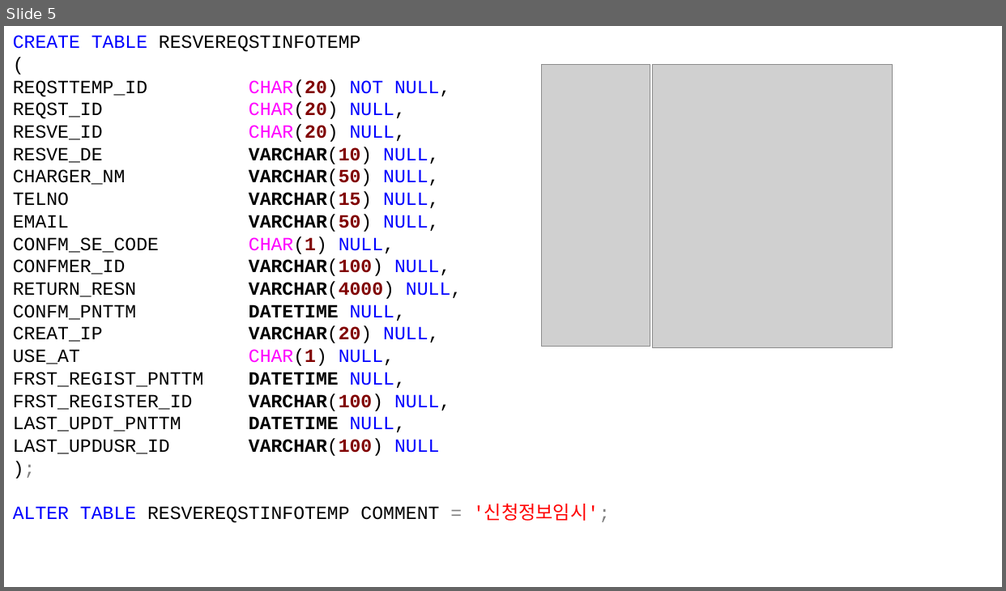
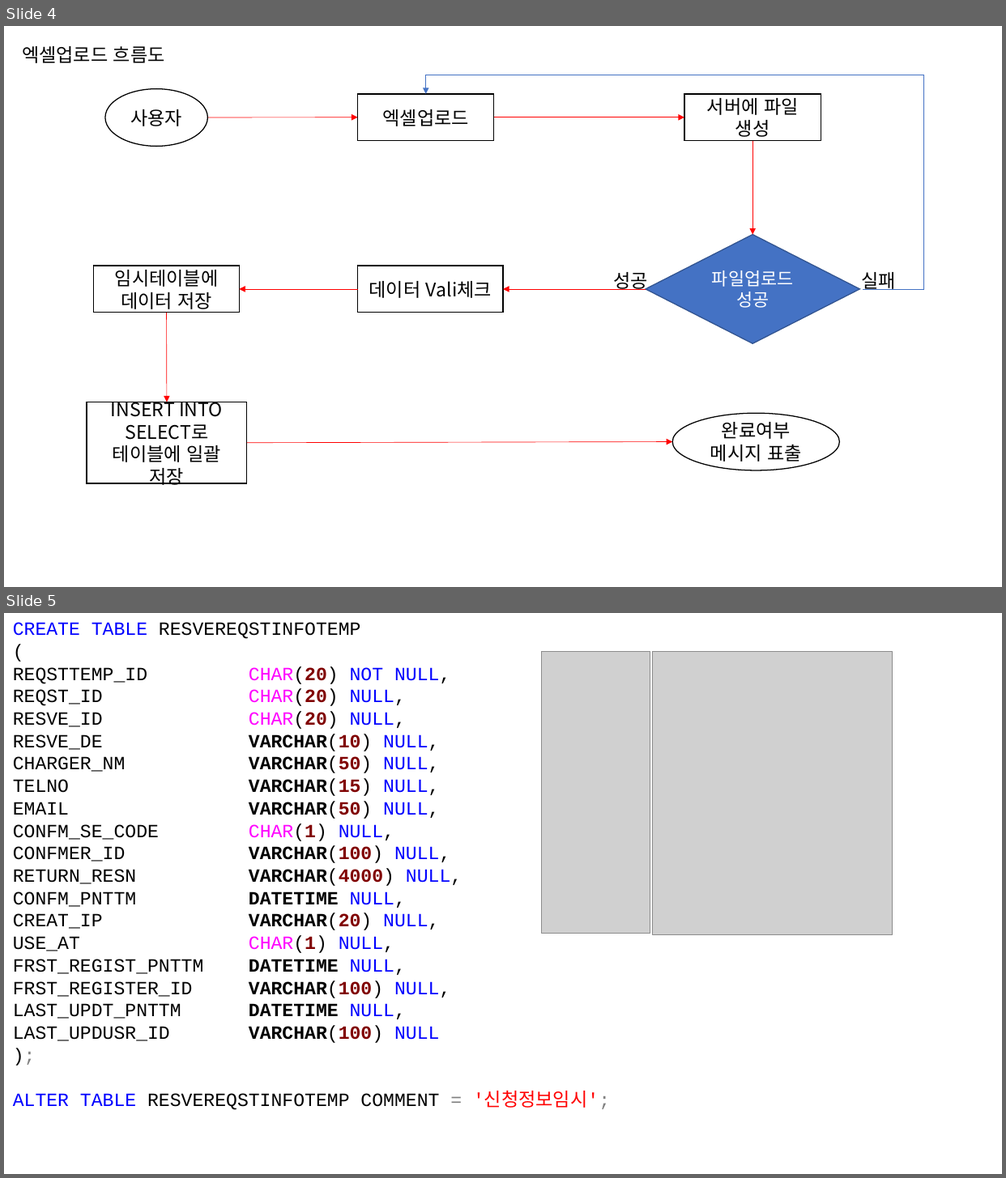
Before and after one commit to seongjinmoon/homepage2026, a slide deck: homepage2026/Document/2학기/9주차/9주차 수업자료.pptx. Shown one above the other, each under a label of ours: slide 5 before the commit, slides 4 and 5 after it. The pictures are 1006x591 and 1006x1178 pixels, drawn with LibreOffice and Linux fonts; fonts in the diff are those of the drawing; grey boxes stand for pictures. Boxes give left, top, right and bottom in pixels: in the first picture for what was removed or moved away, otherwise in the second. Text is boxed around its words. In the diff, an @@ line names an element or a change of style, - is before the commit and + after.

```diff
--- a/homepage2026/Document/2학기/9주차/9주차 수업자료.pptx
+++ b/homepage2026/Document/2학기/9주차/9주차 수업자료.pptx
@@ slide 4 added at bbox=[4, 26, 1002, 587], background #FFFFFF @@
@@ text added at bbox=[22, 46, 165, 63], 18 pt, text #000000 @@
+엑셀업로드 흐름도
@@ ellipse added at bbox=[105, 89, 207, 147], outline #000000 1 pt, 18 pt, text #000000 @@
+사용자
@@ rectangle added at bbox=[357, 94, 493, 140], outline #000000 1 pt, 18 pt, text #000000 @@
+엑셀업로드
@@ elbow arrow added from (863, 289) to (426, 94), #4472C4 0.5 pt @@
@@ rectangle added at bbox=[684, 94, 820, 140], outline #000000 1 pt, 18 pt, text #000000 @@
+서버에 파일 생성
@@ arrow added from (207, 118) to (357, 118), #FF0000 0.5 pt @@
@@ arrow added from (494, 118) to (684, 118), #FF0000 0.5 pt @@
@@ arrow added from (752, 140) to (752, 235), #FF0000 0.5 pt @@
@@ diamond added at bbox=[646, 235, 859, 344], fill #4472C4, outline #325491 1 pt, 17 pt, text #FFFFFF @@
+파일업로드
+성공
@@ rectangle added at bbox=[94, 266, 239, 312], outline #000000 1 pt, 18 pt, text #000000 @@
+임시테이블에 데이터 저장
@@ rectangle added at bbox=[357, 266, 503, 312], outline #000000 1 pt, 18 pt, text #000000 @@
+데이터 Vali체크
@@ arrow added from (357, 289) to (239, 289), #FF0000 0.5 pt @@
@@ arrow added from (646, 289) to (503, 289), #FF0000 0.5 pt @@
@@ text added at bbox=[613, 272, 648, 291], 18 pt, text #000000 @@
+성공
@@ text added at bbox=[861, 272, 896, 290], 18 pt, text #000000 @@
+실패
@@ arrow added from (167, 313) to (167, 403), #FF0000 0.5 pt @@
@@ rectangle added at bbox=[87, 403, 246, 484], outline #000000 1 pt, 18 pt, text #000000 @@
+INSERT INTO SELECT로 테이블에 일괄 저장
@@ ellipse added at bbox=[672, 414, 839, 472], outline #000000 1 pt, 18 pt, text #000000 @@
+완료여부 메시지 표출
@@ arrow added from (247, 443) to (672, 442), #FF0000 0.5 pt @@
```
Also in this commit, not shown: 4 slides changed, 3 other slides added, 1 slide removed, 8 other files.
